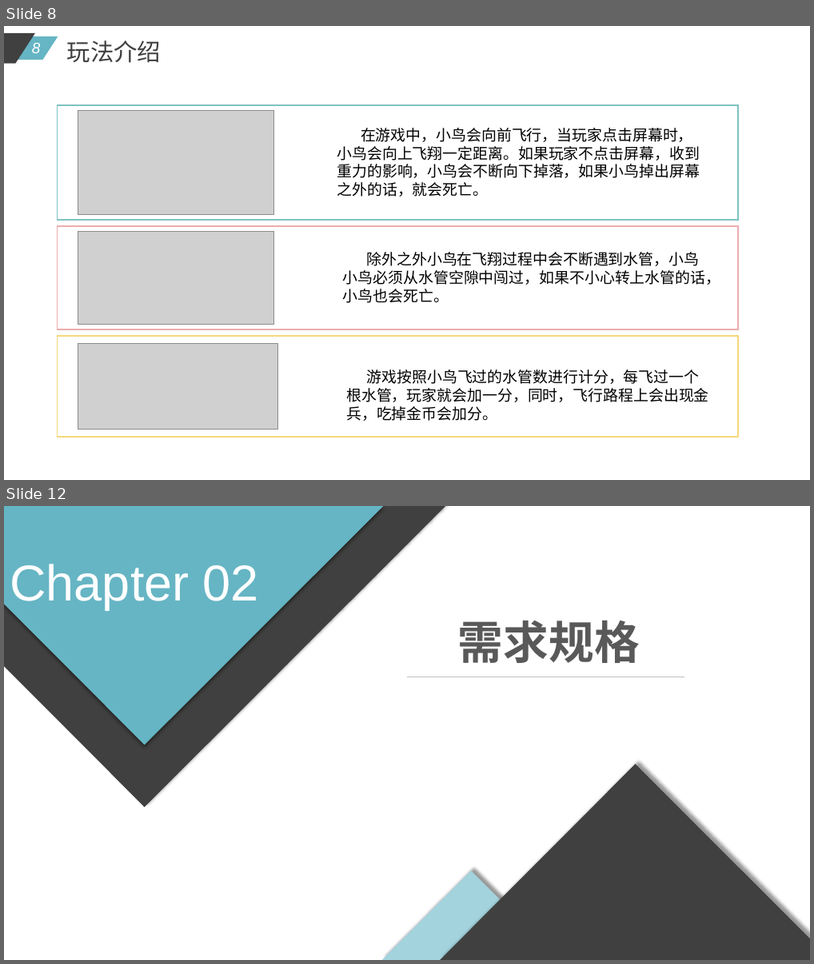
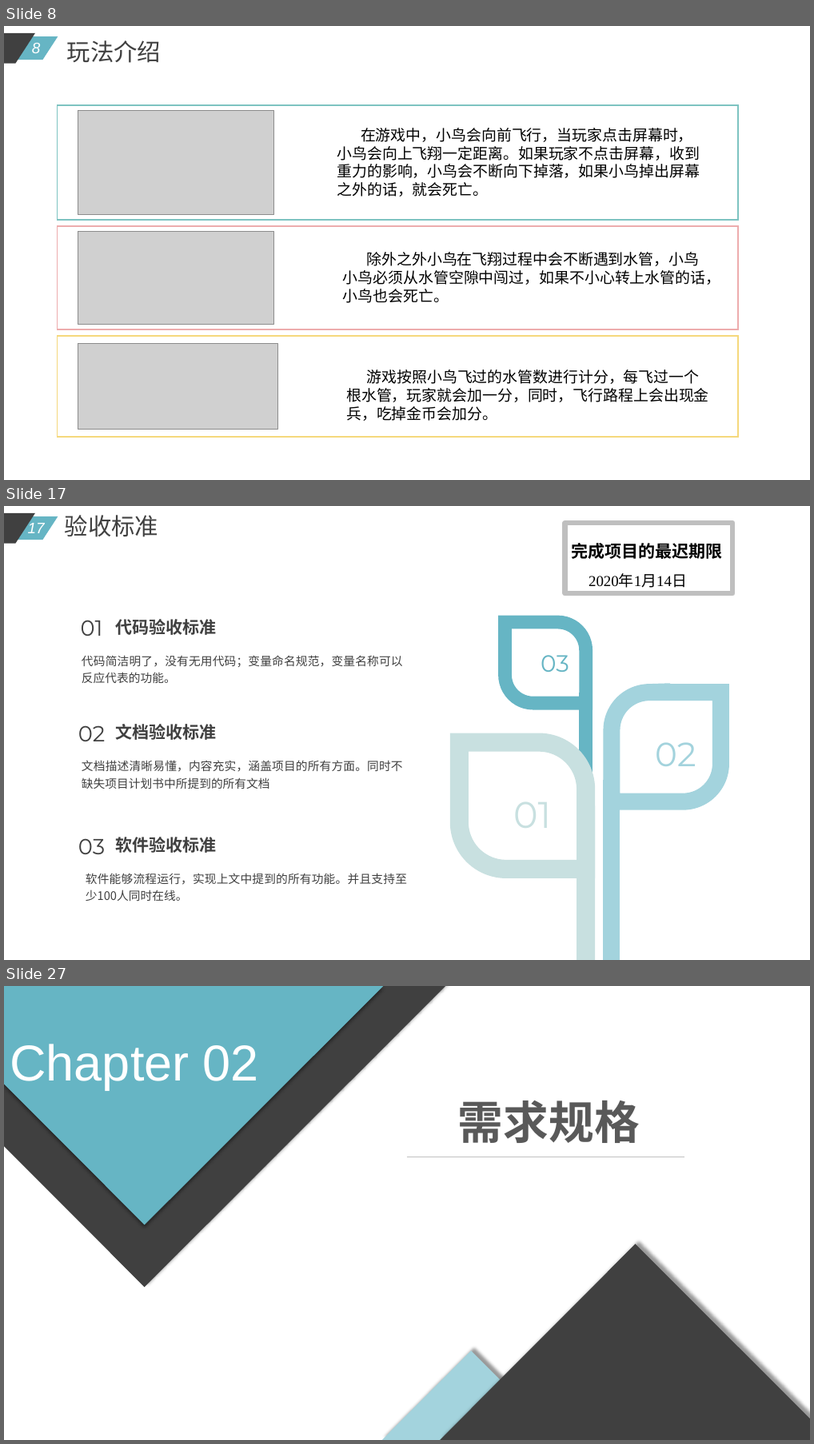
Before and after one commit to diligentsun/new-flappy-bird, a slide deck: 项目总结/项目总结.pptx. Shown one above the other, each under a label of ours: slides 8 and 12 before the commit, slides 8, 17 and 27 after it; the slides between them are not shown. The pictures are 814x964 and 814x1444 pixels, drawn with LibreOffice and Linux fonts; fonts in the diff are those of the drawing; grey boxes stand for pictures. Boxes give left, top, right and bottom in pixels: in the first picture for what was removed or moved away, otherwise in the second. Text is boxed around its words. In the diff, an @@ line names an element or a change of style, - is before the commit and + after.

```diff
--- a/项目总结/项目总结.pptx
+++ b/项目总结/项目总结.pptx
@@ slide 17 added at [4, 506, 810, 960], background #FFFFFF; not listed: 3 template elements that a slide beside it also shows @@
@@ text added at [65, 515, 158, 537], 28 pt, text #404040 @@
+验收标准
@@ rectangle added at [566, 523, 733, 594], outline #BFBFBF 6 pt, 18 pt, text #000000 @@
+完成项目的最迟期限
+2020年1月14日
@@ text added at [81, 620, 103, 636], 26 pt, text #404040 @@
+  01
@@ text added at [115, 619, 216, 635], 20 pt, text #404040, bold @@
+  代码验收标准
@@ round diag rect added at [506, 622, 586, 704], outline #66B5C4 16 pt @@
@@ text added at [82, 655, 403, 683], 14 pt, text #404040 @@
+代码简洁明了，没有无用代码；变量命名规范，变量名称可以反应代表的功能。
@@ text added at [541, 655, 570, 672], 28 pt, text #66B5C4 @@
+  03
@@ line added from (586, 692) to (586, 925), #66B5C4 16 pt @@
@@ round diag rect added at [612, 692, 722, 802], outline #A3D3DD 20 pt @@
@@ text added at [78, 725, 106, 741], 26 pt, text #404040 @@
+  02
@@ text added at [115, 724, 216, 740], 20 pt, text #404040, bold @@
+  文档验收标准
@@ round diag rect added at [459, 742, 586, 868], outline #C8E0E0 22 pt @@
@@ text added at [655, 742, 697, 766], 40 pt, text #A3D3DD @@
+  02
@@ text added at [82, 760, 403, 788], 14 pt, text #404040 @@
+文档描述清晰易懂，内容充实，涵盖项目的所有方面。同时不缺失项目计划书中所提到的所有文档
@@ line added from (612, 780) to (612, 960), #A3D3DD 20 pt @@
@@ text added at [514, 802, 551, 828], 44 pt, text #C8E0E0 @@
+  01
@@ line added from (586, 805) to (586, 960), #C8E0E0 22 pt @@
@@ text added at [78, 838, 105, 854], 26 pt, text #404040 @@
+  03
@@ text added at [115, 836, 216, 852], 20 pt, text #404040, bold @@
+  软件验收标准
@@ text added at [86, 872, 407, 900], 14 pt, text #404040 @@
+软件能够流程运行，实现上文中提到的所有功能。并且支持至少100人同时在线。
@@ what was slide 12 is now slide 27 @@
```
Also in this commit, not shown: 5 slides changed, 16 other slides added, 1 slide removed, 5 other files.
